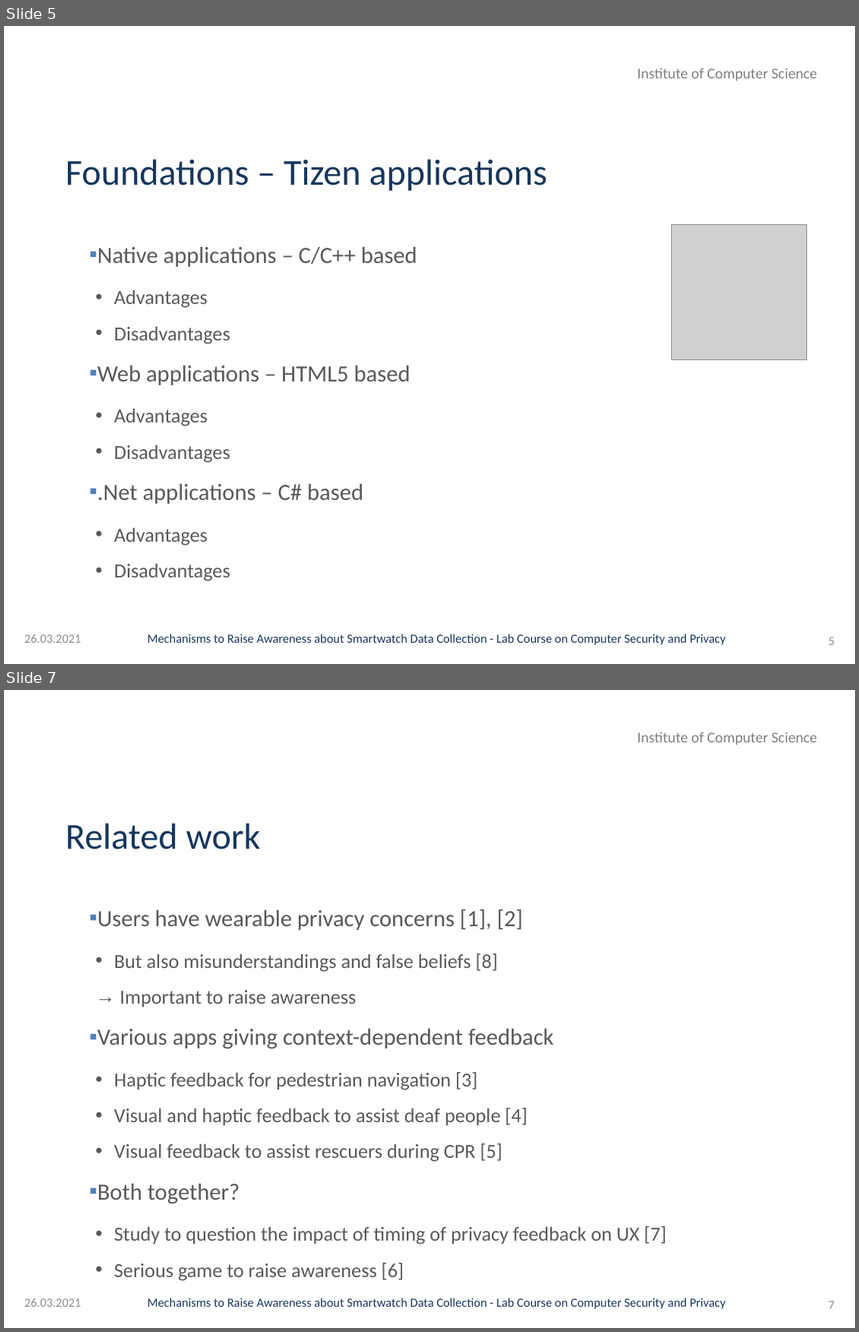
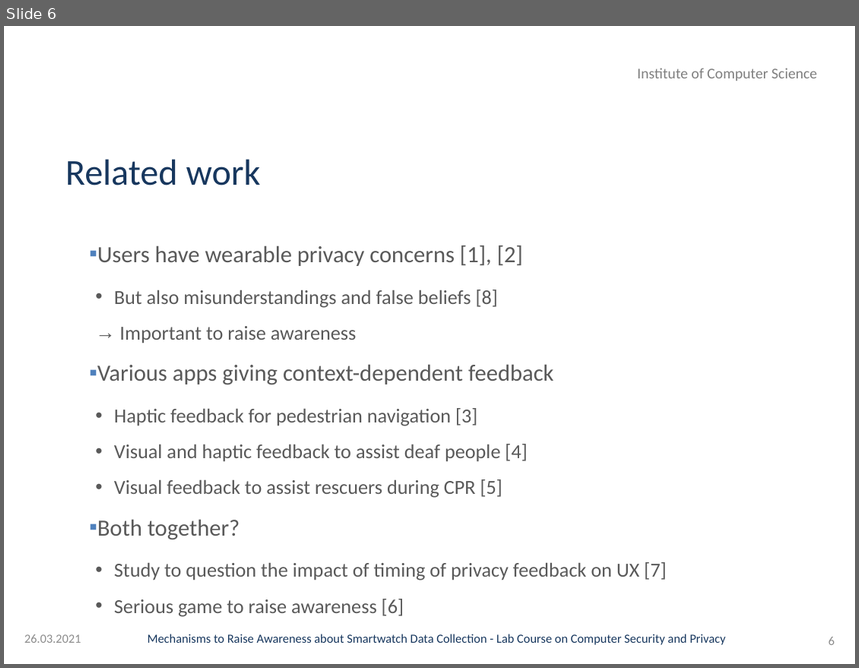
Before and after one commit to GAUG-Contributions/Practical_Course_Computer_Security_and_Privacy, a slide deck: Presentation/Presentation.pptx. Shown one above the other, each under a label of ours: slides 5 and 7 before the commit, slide 6 after it; the slides between them are not shown. The pictures are 859x1332 and 859x668 pixels, drawn with LibreOffice and Linux fonts; fonts in the diff are those of the drawing; grey boxes stand for pictures; background and template pictures are left out. Boxes give left, top, right and bottom in pixels: in the first picture for what was removed or moved away, otherwise in the second. Text is boxed around its words. In the diff, an @@ line names an element or a change of style, - is before the commit and + after.

```diff
--- a/Presentation/Presentation.pptx
+++ b/Presentation/Presentation.pptx
@@ slide 5 removed at (x1=4, y1=26, x2=855, y2=664), background picture (left out); not listed: 2 template elements that a slide beside it also shows @@
@@ title removed at (x1=66, y1=159, x2=547, y2=191) @@
-Foundations – Tizen applications
@@ picture removed at (x1=671, y1=224, x2=807, y2=360) @@
@@ text removed at (x1=97, y1=246, x2=417, y2=582) @@
-▪ Native applications – C/C++ based
-  • Advantages
-  • Disadvantages
-▪ Web applications – HTML5 based
-  • Advantages
-  • Disadvantages
-▪ .Net applications – C# based
-  • Advantages
-  • Disadvantages
@@ text removed at (x1=25, y1=635, x2=82, y2=643) @@
-26.03.2021
@@ page number removed at (x1=829, y1=637, x2=835, y2=645) @@
-5
@@ what was slide 7 is now slide 6 @@
@@ page number at (x1=829, y1=637, x2=835, y2=645): text changed @@
-7
+6
```
Also in this commit, not shown: 8 slides changed, 1 slide added, 1 other slide removed.
